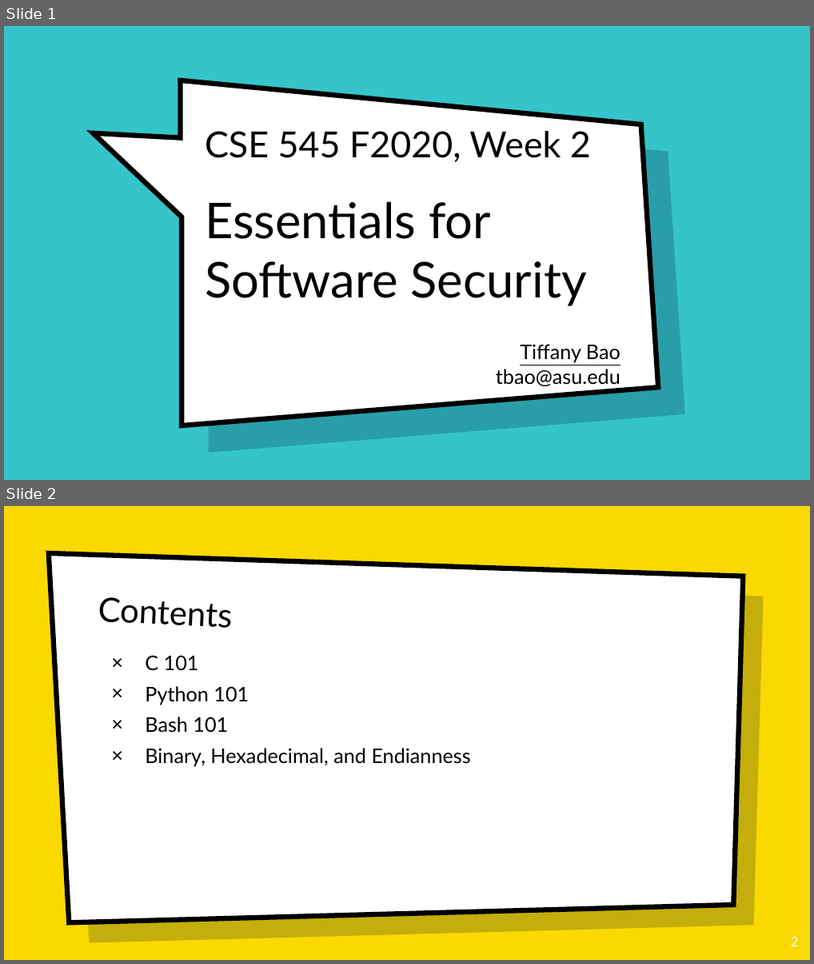
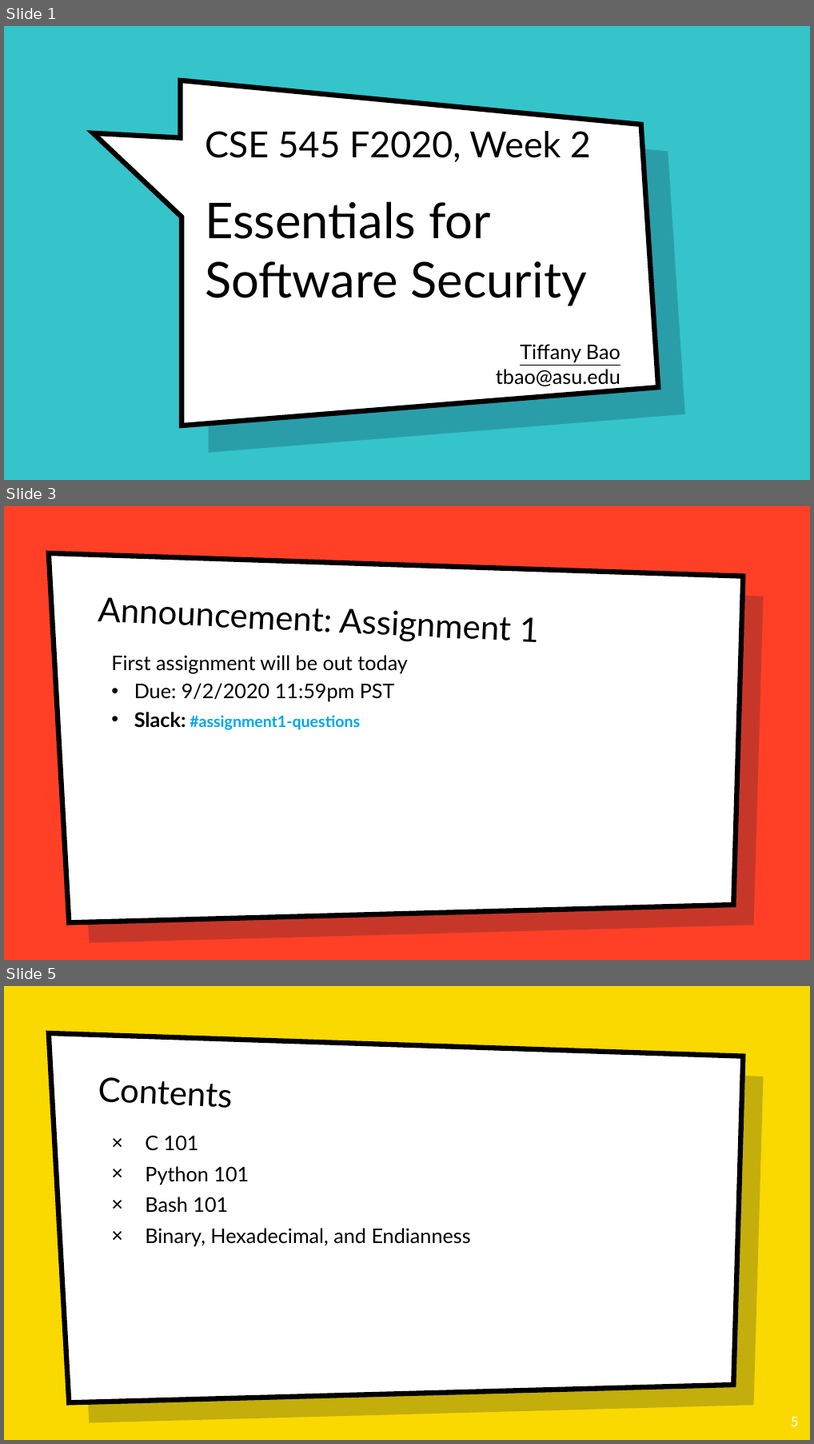
Before and after one commit to tiffanyb/tiffanyb.github.io, a slide deck: courses/cse545/slides/02-prerequisites.pptx. Shown one above the other, each under a label of ours: slides 1 and 2 before the commit, slides 1, 3 and 5 after it; the slides between them are not shown. The pictures are 814x964 and 814x1444 pixels, drawn with LibreOffice and Linux fonts; fonts in the diff are those of the drawing; background and template pictures are left out. Boxes give left, top, right and bottom in pixels: in the first picture for what was removed or moved away, otherwise in the second. Text is boxed around its words. In the diff, an @@ line names an element or a change of style, - is before the commit and + after.

```diff
--- a/courses/cse545/slides/02-prerequisites.pptx
+++ b/courses/cse545/slides/02-prerequisites.pptx
@@ slide 3 added at <box>4,506,810,960</box>, background picture (left out); not listed: 2 template elements that a slide beside it also shows @@
@@ text added at <box>98,597,332,674</box>, 40 pt, text #000000 @@
+Announcement: Assignment 1
@@ text added at <box>111,655,408,730</box>, 24 pt, text #000000 @@
+First assignment will be out today
+• Due: 9/2/2020 11:59pm PST
+• Slack: #assignment1-questions
@@ what was slide 2 is now slide 5 @@
@@ page number at <box>791,1416,799,1426</box>: text changed @@
-2
+5
```
Also in this commit, not shown: 5 other slides added, 3 other files.
